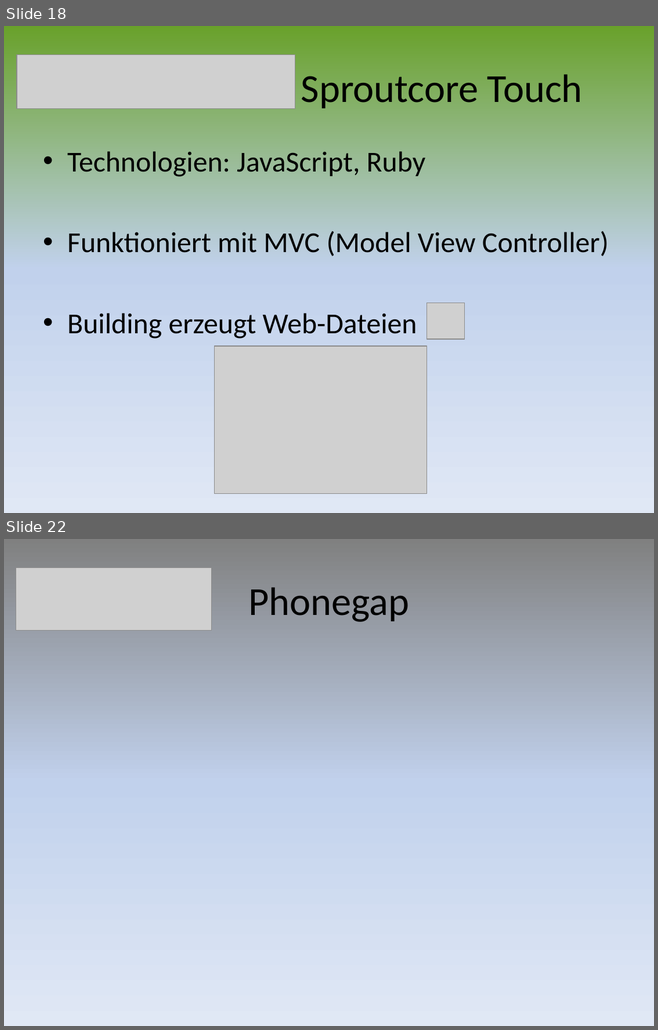
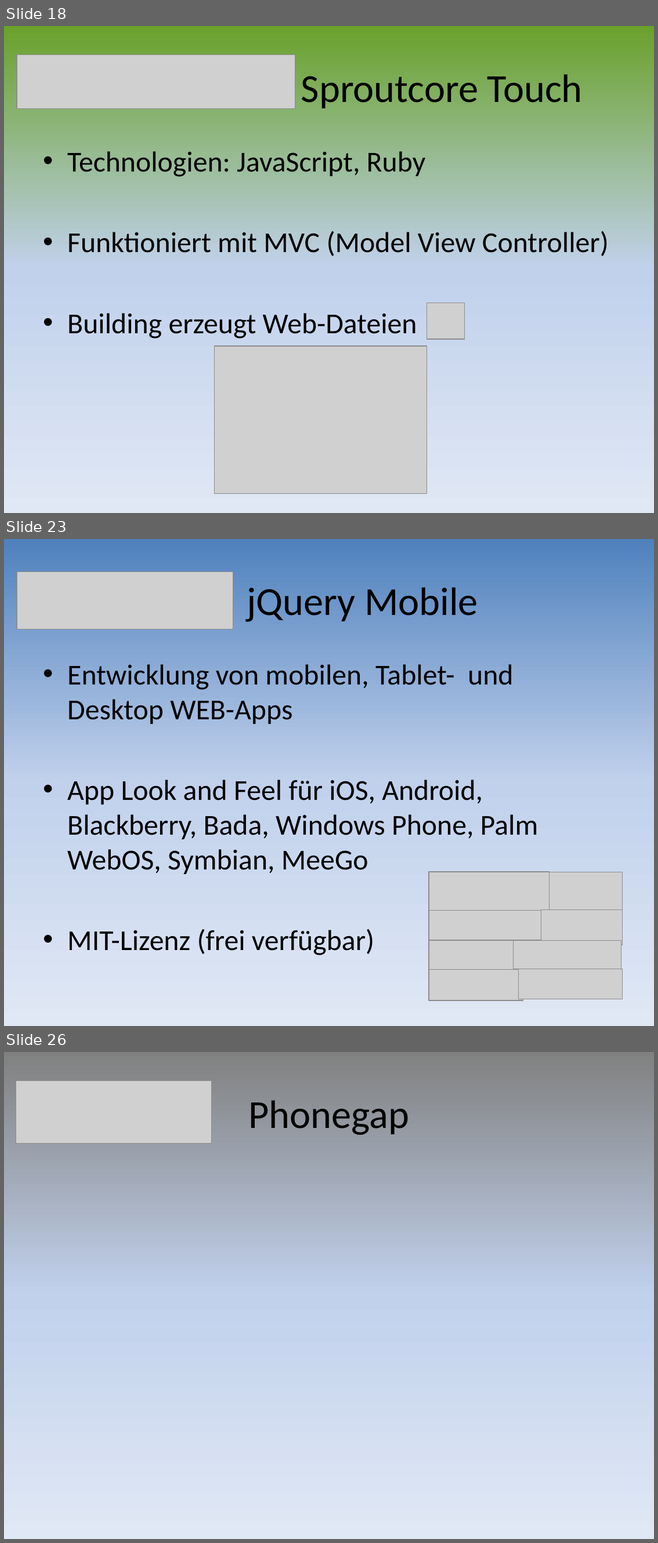
Before and after one commit to mtwords/hand-held, a slide deck: Documents/10_Frameworks_Presentation.pptx. Shown one above the other, each under a label of ours: slides 18 and 22 before the commit, slides 18, 23 and 26 after it; the slides between them are not shown. The pictures are 658x1030 and 658x1543 pixels, drawn with LibreOffice and Linux fonts; fonts in the diff are those of the drawing; grey boxes stand for pictures. Boxes give left, top, right and bottom in pixels: in the first picture for what was removed or moved away, otherwise in the second. Text is boxed around its words. In the diff, an @@ line names an element or a change of style, - is before the commit and + after.

```diff
--- a/Documents/10_Frameworks_Presentation.pptx
+++ b/Documents/10_Frameworks_Presentation.pptx
@@ slide 23 added at box(4, 539, 654, 1026), background gradient #4F81BD to #C2D1ED to #E1E8F5 @@
@@ picture added at box(17, 572, 233, 629) @@
@@ title added at box(246, 587, 478, 622), 44 pt, text #000000 @@
+jQuery Mobile
@@ text added at box(67, 664, 538, 955), 32 pt, text #000000 @@
+• Entwicklung von mobilen, Tablet- und Desktop WEB-Apps
+• App Look and Feel für iOS, Android, Blackberry, Bada, Windows Phone, Palm WebOS, Symbian, MeeGo
+• MIT-Lizenz (frei verfügbar)
@@ picture added at box(429, 871, 549, 916) @@
@@ picture added at box(549, 873, 622, 911) @@
@@ picture added at box(429, 911, 541, 940) @@
@@ picture added at box(541, 910, 622, 946) @@
@@ picture added at box(429, 940, 517, 970) @@
@@ picture added at box(513, 940, 621, 969) @@
@@ picture added at box(429, 970, 523, 1001) @@
@@ picture added at box(518, 969, 622, 1000) @@
@@ what was slide 22 is now slide 26 @@
```
Also in this commit, not shown: 2 slides changed, 4 other slides added, 1 slide removed.
